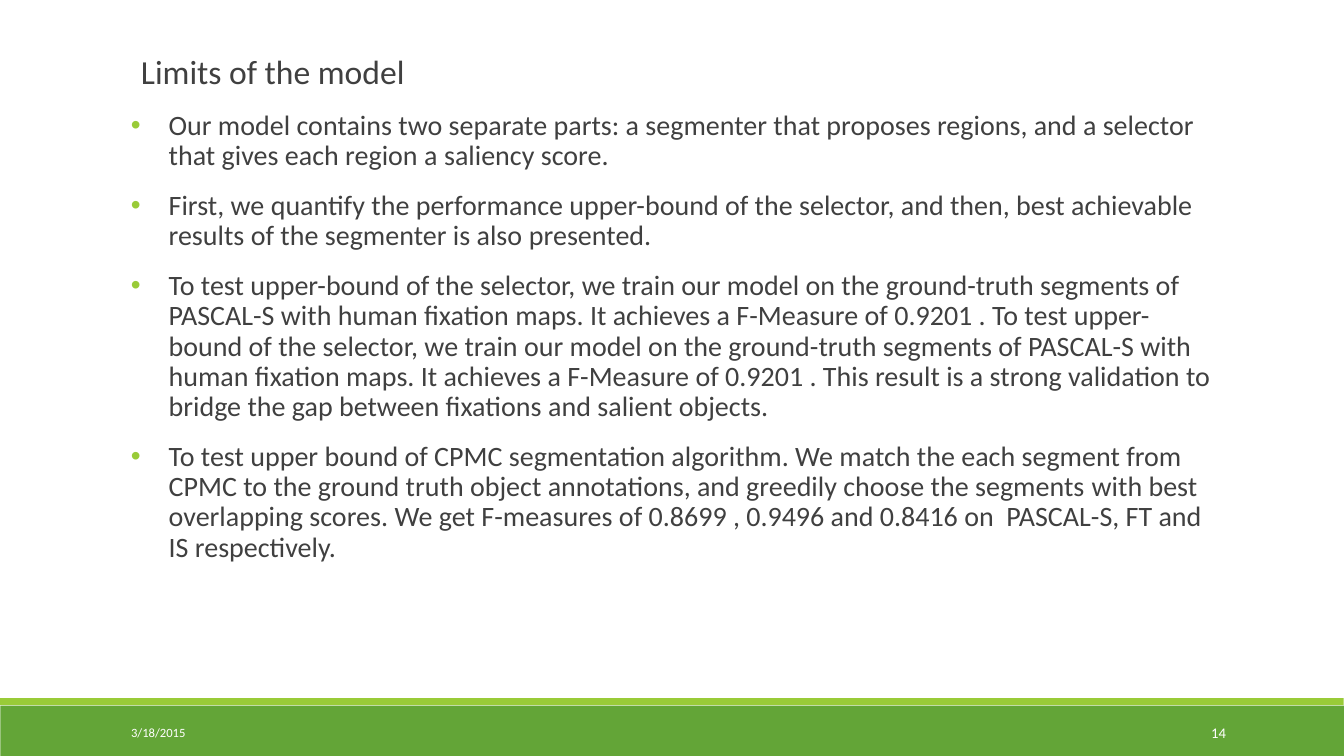
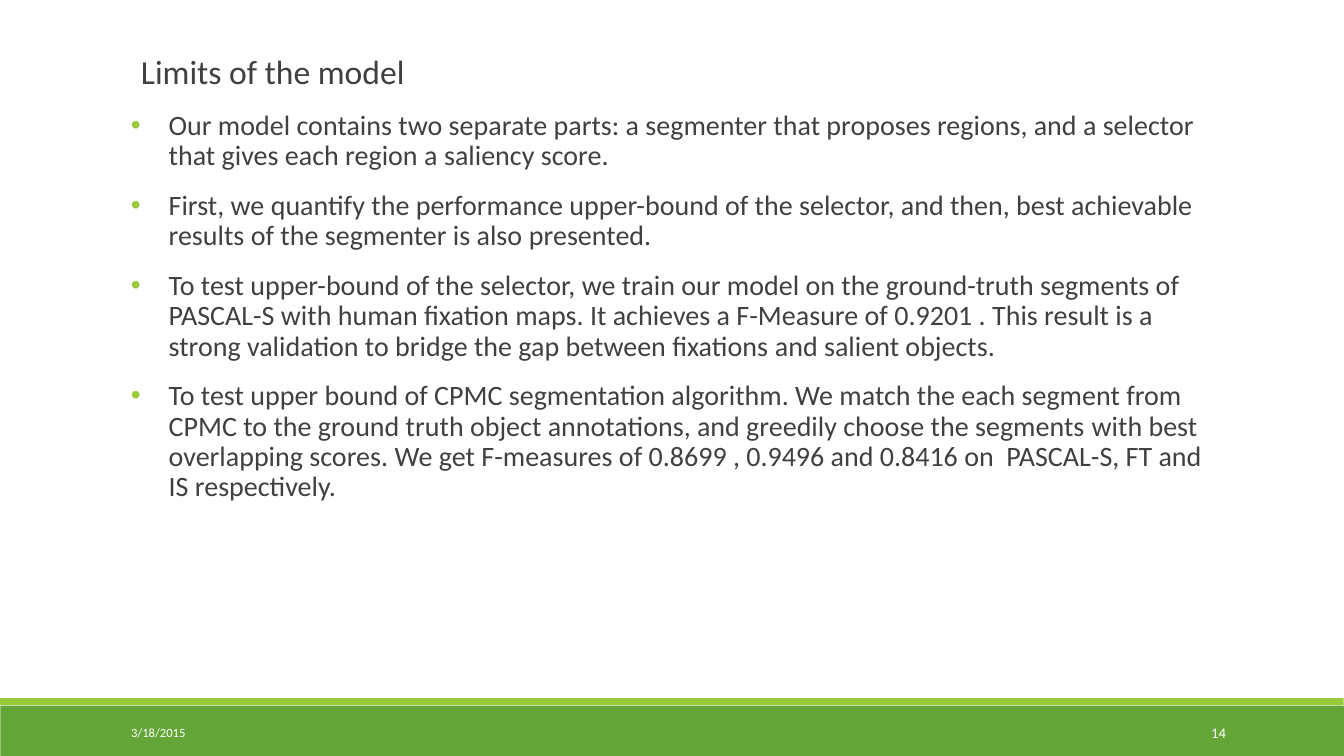
Before and after one commit to kanirudh54/VideoProcessing-INF6803, a slide deck: slide 14 of Presentation/The Secrets of Salient Object Segmentation.pptx. Drawn at 1344x756 pixels with LibreOffice and Linux fonts; fonts in the diff are those of the drawing. Boxes give left, top, right and bottom in pixels: in the first picture for what was removed or moved away, otherwise in the second. Text is boxed around its words. In the diff, an @@ line names an element or a change of style, - is before the commit and + after.

Commit message:
Presentation updated

```diff
--- a/Presentation/The Secrets of Salient Object Segmentation.pptx
+++ b/Presentation/The Secrets of Salient Object Segmentation.pptx
@@ text at box(169, 275, 1179, 361): text changed @@
-  • To test upper-bound of the selector, we train our model on the ground-truth segments of PASCAL-S with human fixation maps. It achieves a F-Measure of 0.9201 . To test upper-bound of the selector, we train our model on the ground-truth segments of PASCAL-S with human fixation maps. It achieves a F-Measure of 0.9201 . This result is a strong validation to bridge the gap between fixations and salient objects.
+  • To test upper-bound of the selector, we train our model on the ground-truth segments of PASCAL-S with human fixation maps. It achieves a F-Measure of 0.9201 . This result is a strong validation to bridge the gap between fixations and salient objects.
```
Also in this commit, not shown: 6 other slides changed, 1 other file.
